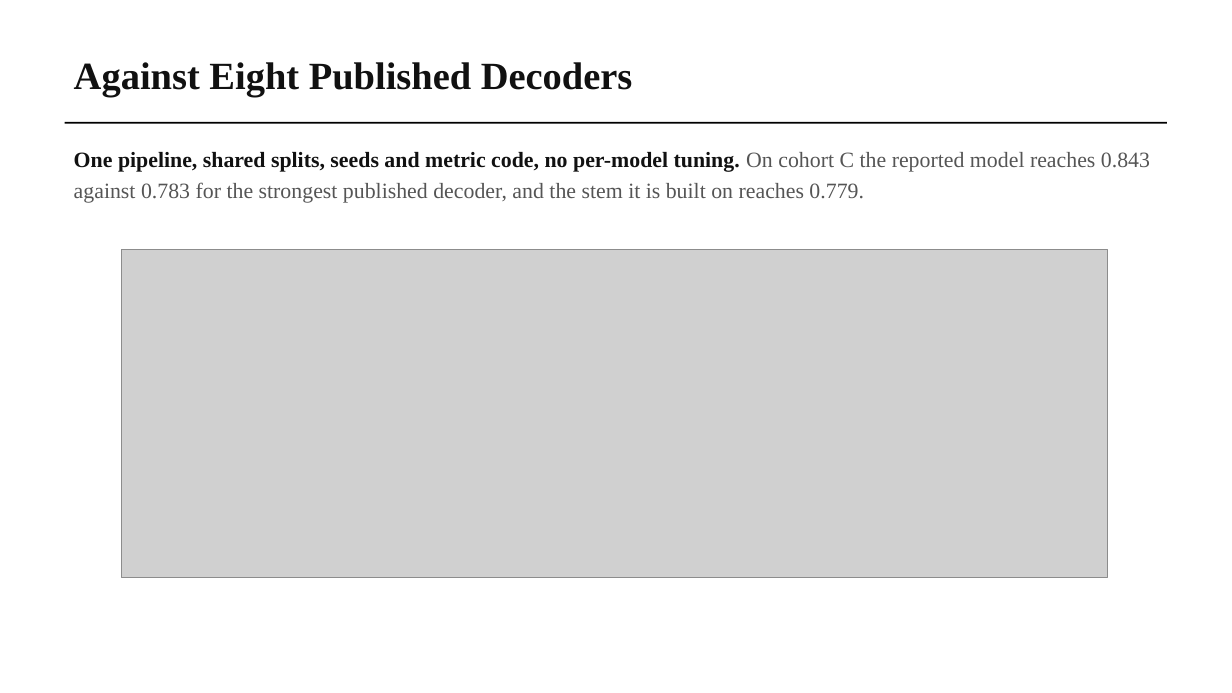
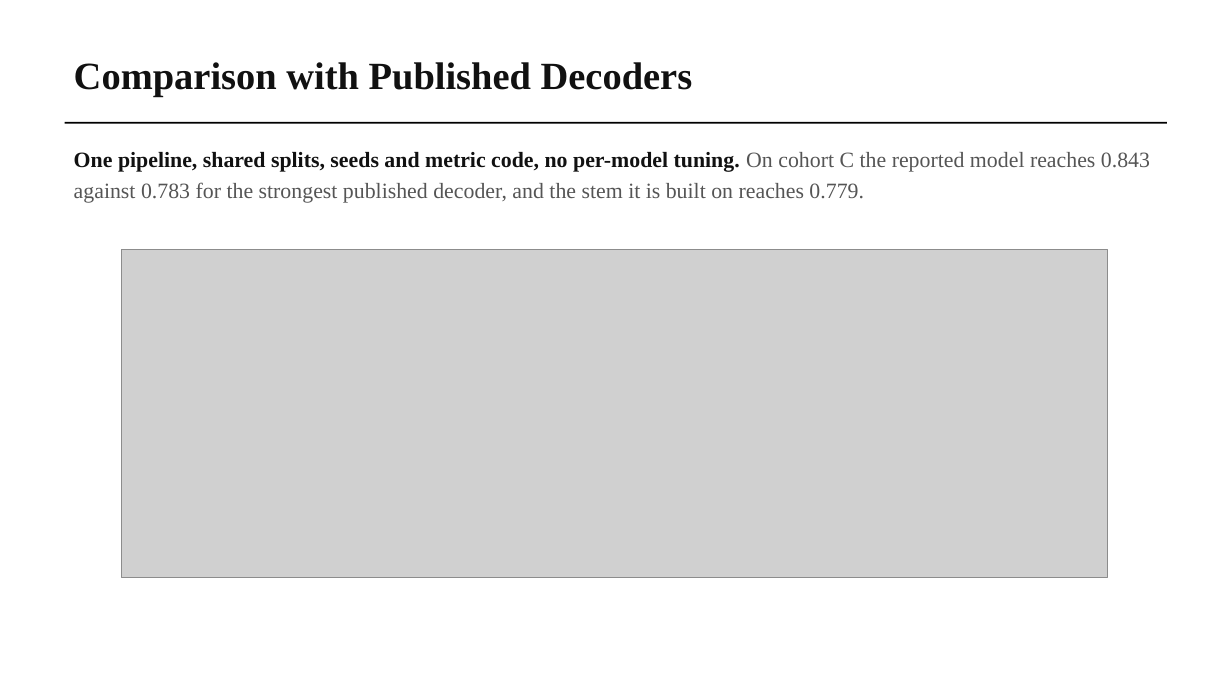
Before and after one commit to wshuv-o/calmnet, a slide deck: slide 12 of presentation/CALM-Net_final_presentation.pptx. Drawn at 1232x693 pixels with LibreOffice and Linux fonts; fonts in the diff are those of the drawing; grey boxes stand for pictures. Boxes give left, top, right and bottom in pixels: in the first picture for what was removed or moved away, otherwise in the second. Text is boxed around its words. In the diff, an @@ line names an element or a change of style, - is before the commit and + after.

```diff
--- a/presentation/CALM-Net_final_presentation.pptx
+++ b/presentation/CALM-Net_final_presentation.pptx
@@ text at box(74, 62, 693, 97): text changed @@
-Against Eight Published Decoders
+Comparison with Published Decoders
```
Also in this commit, not shown: 13 other slides changed, 2 other files.
